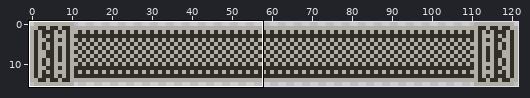
Pixel-art file, stored at support/ui/health-bar.aseprite. Above, an overview of the earlier version with the close-up marked.
Close-up. First the earlier version:
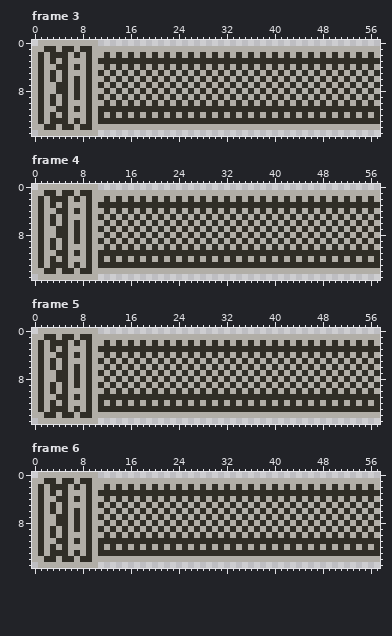
122x16 pixels, 101 frames. Colours within 5 levels of each other are drawn and written as one. Shown: frame 3: x 0..57, y 0..15; frame 4: x 0..57, y 0..15; frame 5: x 0..57, y 0..15; frame 6: x 0..57, y 0..15. The commit also changed other frames or places, which this record leaves out.
Once edited:
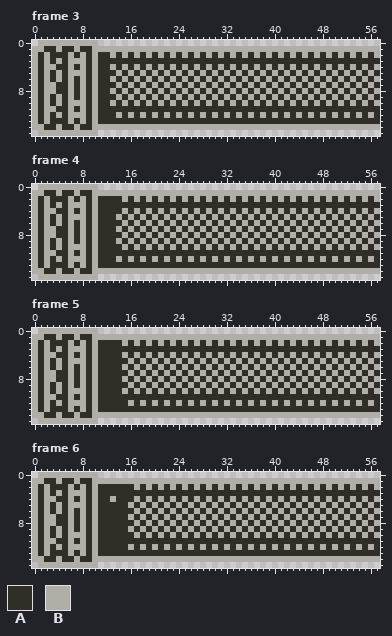
Palette (. is transparent): A #302e27  B #b1aea7
The exact change:
layer "health" now shown
Changed rows in their new state; - is an unchanged pixel.
Frame 3, layer "health":
first column x 11:
 2 A-
 4 A-
 5 -A
 6 A-
 7 -A
 8 A-
 9 -A
10 A-
12 -A
Frame 4, layer "health":
first column x 11:
 2 A-A
 4 A-A
 5 -A-
 6 A-A
 7 -A-
 8 A-A
 9 -A-
10 A-A
12 -A-
Frame 5, layer "health":
first column x 11:
 2 A-A-
 4 A-A-
 5 -A-A
 6 A-A-
 7 -A-A
 8 A-A-
 9 -A-A
10 A-A-
12 -A-A
Frame 6, layer "health":
first column x 11:
 2 A-A-A
 4 A---A
 5 -A-A-
 6 A-A-A
 7 -A-A-
 8 A-A-A
 9 -A-A-
10 A-A-A
12 -A-A-
Pixel boxes of the changes (left, top, right, bottom) in both close-ups:
changed: (98, 52, 110, 118)
changed: (98, 196, 116, 262)
changed: (98, 340, 122, 406)
changed: (98, 484, 128, 550)
